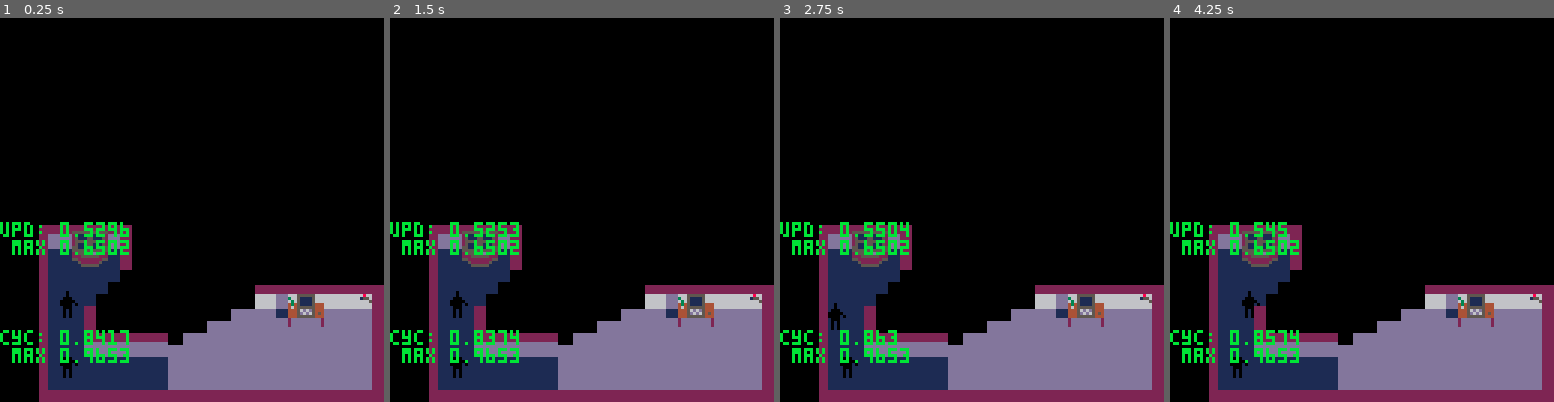
Above: before the commit, frames 1-4 (left to right).
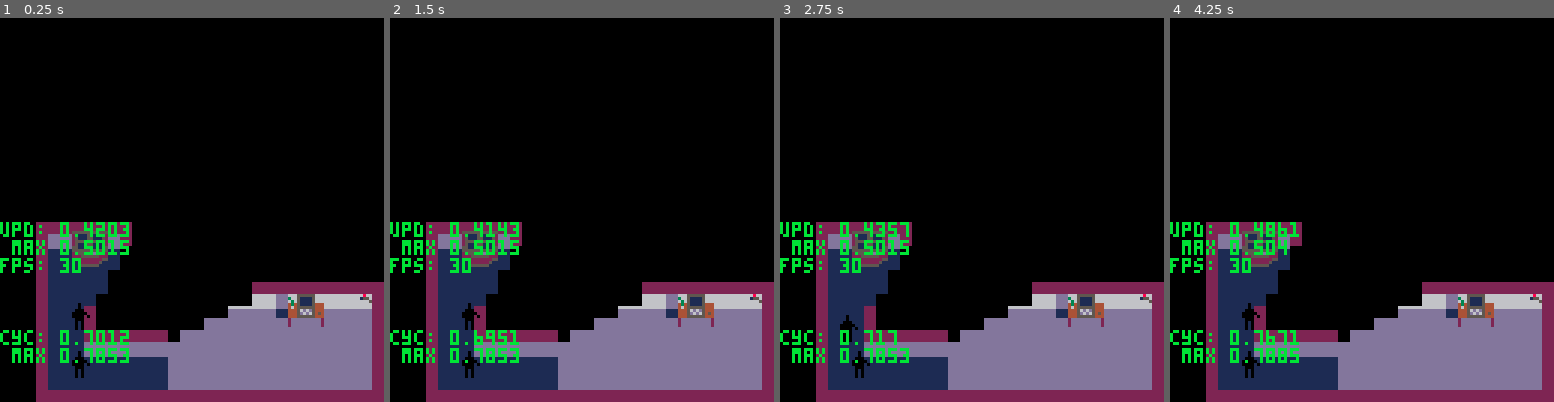
Above: after the commit, the same moments.

Repository: ironchestgames/pico-8-carts
Game: PICO-8 cartridge stealth.p8
The game is run twice, just before and just after one commit, with the same random seed, the same clock (stepped at 60 frames per second) and the same inputs.
Inputs:
- Up to frame 1 (0.25 s): no input
- Up to frame 2 (1.5 s): no input
- Up to frame 3 (2.75 s): hold Left 1.97-2.37 s; hold Down from 2.42 s (still down)
- Up to frame 4 (4.25 s): release Down at 2.82 s; hold Right 2.87-3.53 s; hold Up 3.58-4.08 s; hold Right from 4.13 s (still down)

The runs differ from the first frame. In frame 1, 2.5% of the frame differs, in the area x 0-100%, y 53-100%; in frame 2, 2.5%; in frame 3, 2.5%; in frame 4, 2.5%.

Commit message:
stealth - more than 100% better performant regarding lua cycles

Diff:
--- a/stealth.p8
+++ b/stealth.p8
@@ -23,22 +23,53 @@
  printh(result,'debug',false)
 end
 
--- function convert(value)
---  local binary = ""
---  for i=1,32 do
---   binary=band(shl(value,16),1)..binary
---   value=shr(value,1)
---  end
---  return ''..value..' = '..binary
--- end
-
-function curry3(_f,_a,_b,_c)
+function testme_calib(name, func, calibrate_func, ...)
+ -- based on https://www.lexaloffle.com/bbs/?pid=60198#p
+ local n = 1024
+ local nd = 128/n*256/60*256
+
+ -- calibrate
+ flip()
+ local unused -- i am not sure why this helps give better results, but it does, so.
+
+ local x,t=stat(1),stat(2)
+ for i=1,n do
+   calibrate_func(...)
+ end
+ local y,u=stat(1),stat(2)
+
+ -- measure
+ for i=1,n do
+   func(...)
+ end
+ local z,v=stat(1),stat(2)
+
+ -- report
+ local function c(t0,t1,t2)
+  return(t0+t2-2*t1)*nd*2 end -- *2 for 0.2.x
+
+ local s=name.." :"
+ local lc=c(x-t,y-u,z-v)
+ if (lc != 0) s..=" lua="..lc
+ local sc=c(t,u,v)
+ if (sc != 0) s..=" sys="..sc
+
+ print(s) -- no paging, so not very useful, but.
+ debug(s)
+end
+
+function testme(name, func, ...)
+ func()
+ -- return testme_calib(name, func, function() end, ...)
+end
+
+local function curry3(_f,_a,_b,_c)
  return function()
   _f(_a,_b,_c)
  end
 end
 
-function shuffle(_l)
+local function shuffle(_l)
  for _i=#_l,2,-1 do
   local _j=flr(rnd(_i))+1
   _l[_i],_l[_j]=_l[_j],_l[_i]
@@ -46,7 +77,7 @@
  return _l
 end
 
-function adjacency(_a,_b)
+local function adjacency(_a,_b)
  if _a.x == _b.x-1 and _a.y == _b.y then
   return 0
  elseif _a.x == _b.x+1 and _a.y == _b.y then
@@ -59,60 +90,55 @@
  return nil
 end
 
-function walladjacency(_a)
- if floor[_a.y][_a.x-1] == 2 then
+local floor={}
+
+local function walladjacency(_a)
+ -- todo: fix for out of bounds
+ if floor[_a.y*32+_a.x-1] == 2 then
   return 0
- elseif floor[_a.y][_a.x+1] == 2 then
+ elseif floor[_a.y*32+_a.x+1] == 2 then
   return 1
- elseif floor[_a.y-1][_a.x] == 2 then
+ elseif floor[(_a.y-1)*32+_a.x] == 2 then
   return 2
- elseif floor[_a.y+1][_a.x] == 2 then
+ elseif floor[(_a.y+1)*32+_a.x] == 2 then
   return 3
  end
  return nil
 end
 
-diropposites={[0]=1,0,3,2,}
-
-floor={}
-for y=1,32 do
- floor[y]={}
- for x=1,32 do
-  floor[y][x]=sget(95+x,95+y) -- todo: generate
- end
-end
-
-light={}
-for y=1,32 do
- light[y]={}
- for x=1,32 do
-  light[y][x]=0
- end
-end
-
-fog={}
-for y=1,32 do
- fog[y]={}
- for x=1,32 do
-  fog[y][x]=1
- end
-end
-
-players={
+local diropposites={[0]=1,0,3,2,}
+local arslen=32*32-1
+
+for _i=0,arslen do
+ local _x,_y=_i&31,_i\32
+ floor[_i]=sget(96+_x,96+_y) -- todo: generate instead
+end
+
+local light={}
+for _i=0,arslen do
+ light[_i]=0
+end
+
+local fog={}
+for _i=0,arslen do
+ fog[_i]=1
+end
+
+local players={
  {i=0,x=6,y=25,state='standing'},
- {i=1,x=6,y=30,state='standing'},
+ {i=1,x=6,y=29,state='standing'},
 }
 
-guards={
+local guards={
  {
-  x=14,y=5,
-  dx=1,dy=0,
+  x=27,y=4,
+  dx=0,dy=1,
   state='walking',
   state_c=0,
   state_c2=0,
  },
  {
-  x=7,y=15,
+  x=6,y=14,
   dx=1,dy=0,
   state='walking',
   state_c=0,
@@ -120,20 +146,20 @@
  },
 }
 
-alertlvl=1
-alertlvls={24,8} -- note: only tick time
+local alertlvl=1
+local alertlvls={24,8} -- note: only tick time
 
 -- states:
 -- 0 - off
 -- 1 - on
 -- 2 - selected (on)
-cameras={ -- note: camcontrol will crash with more than 4
- {i=1,x=31,y=25,state=1,},
- {i=2,x=2,y=8,state=1,},
- {i=3,x=31,y=3,state=1,},
+local cameras={ -- note: camcontrol will crash with more than 4
+ {i=1,x=30,y=24,state=1,},
+ {i=2,x=1,y=7,state=1,},
+ {i=3,x=30,y=2,state=1,},
 }
 
-function computer(_p,_o,_tmp)
+local function computer(_p,_o,_tmp)
  if _tmp.action_c == nil then
   _tmp.action_c=0
   _tmp.state='booting'
@@ -198,14 +224,14 @@
  end
 end
 
-function camcontrol(_p,_o,_tmp)
+local function camcontrol(_p,_o,_tmp)
  if _tmp.sel == nil then
   _tmp.sel=1
   _tmp.pos={
-   {x=-6,y=-8},
-   {x=-1,y=-8},
-   {x=-6,y=-5},
-   {x=-1,y=-5},
+   {x=-2,y=-4},
+   {x=3,y=-4},
+   {x=-2,y=-1},
+   {x=3,y=-1},
   }
   for _i=1,4 do
    local _c=cameras[_i]
@@ -295,29 +321,27 @@
  end
 end
 
-objs={
- {x=11,y=14,typ=0,light={},shadow={[0]=true,true,true,true}},
-
- {x=15,y=19,typ=0,light={},shadow={[0]=true,true,true,true}},
-
- {x=21,y=22,typ=1,light={},shadow={[0]=true,true,true,true}},
-
- {x=25,y=25,typ=2,light={},shadow={[0]=true,nil,nil,nil}},
- {x=26,y=25,typ=3,light={},shadow={[0]=nil,nil,nil,nil},action={[2]=computer}},
- {x=27,y=25,typ=4,light={},shadow={[0]=nil,true,nil,nil}},
-
- {x=7,y=20,typ=5,light={},shadow={[0]=true,nil,nil,nil}},
- {x=9,y=20,typ=7,light={},shadow={[0]=nil,true,nil,nil}},
- {x=8,y=20,typ=6,light={},shadow={[0]=nil,nil,nil,nil},action={[2]=camcontrol}},
+local objs={
+ {x=10,y=13,typ=0,light={},shadow={[0]=true,true,true,true}},
+
+ {x=14,y=18,typ=0,light={},shadow={[0]=true,true,true,true}},
+
+ {x=20,y=21,typ=1,light={},shadow={[0]=true,true,true,true}},
+
+ {x=24,y=24,typ=2,light={},shadow={[0]=true,nil,nil,nil}},
+ {x=25,y=24,typ=3,light={},shadow={[0]=nil,nil,nil,nil},action={[2]=computer}},
+ {x=26,y=24,typ=4,light={},shadow={[0]=nil,true,nil,nil}},
+
+ {x=6,y=19,typ=5,light={},shadow={[0]=true,nil,nil,nil}},
+ {x=8,y=19,typ=7,light={},shadow={[0]=nil,true,nil,nil}},
+ {x=7,y=19,typ=6,light={},shadow={[0]=nil,nil,nil,nil},action={[2]=camcontrol}}, -- note: draw last
 }
 
-msgs={}
-
-t=0
-
-function iswallclose(_x,_y,_dx,_dy)
+local msgs={}
+
+local function iswallclose(_x,_y,_dx,_dy)
  local _c=0
- while _y >= 1 and _y <= 32 and _x >= 1 and _x <= 32 and floor[_y][_x] != 2 do
+ while _y >= 1 and _y <= 32 and _x >= 1 and _x <= 32 and floor[_y*32+_x] != 2 do
   _x+=_dx
   _y+=_dy
   _c+=1
@@ -325,7 +349,9 @@
  return _c <= 3
 end
 
-function _update()
+local t=0
+
+function gameupdate()
  t-=1
 
  for _p in all(players) do
@@ -349,7 +375,7 @@
     nexty+=1
     _isinput=true
    end
-   if nextx > 32 or nextx < 1 or nexty > 32 or nexty < 1 then
+   if nextx > 31 or nextx < 0 or nexty > 31 or nexty < 0 then
     -- todo: leave premises
     debug('player left premises',_p.i)
    else
@@ -363,7 +389,7 @@
       end
      end
     end
-    if _p.state != 'caught' and floor[nexty][nextx] != 2 then
+    if _p.state != 'caught' and floor[nexty*32+nextx] != 2 then
      _p.x,_p.y=nextx,nexty
 
      -- hide behind object
@@ -373,7 +399,7 @@
       for _o in all(objs) do
        local _a=adjacency(_p,_o)
        local _owa=walladjacency(_o)
-       if _owa != nil and _pwa != nil and _a != nil and light[_p.y][_p.x] == 0 then
+       if _owa != nil and _pwa != nil and _a != nil and light[_p.y*32+_p.x] == 0 then
         _p.state='hiding'
         _p.adjacency=_a
         _hiding=true
@@ -391,7 +417,7 @@
   for _g in all(guards) do
    local _dx=_p.x-_g.x
    local _dy=_p.y-_g.y
-   if (_p.state != 'hiding' or light[_p.y][_p.x] == 1) and _p.state != 'caught' and abs(_dx) <= 1 and abs(_dy) <= 1 then
+   if (_p.state != 'hiding' or light[_p.y*32+_p.x] == 1) and _p.state != 'caught' and abs(_dx) <= 1 and abs(_dy) <= 1 then
     _p.state='caught'
     _g.state='holding'
     add(msgs,{x=_g.x*4+1,y=_g.y*4-13,s='suspect caught!',t=4})
@@ -505,23 +531,21 @@
   t=alertlvls[alertlvl]
  end
 
- -- clear objects light
+ -- -- clear objects light
  for _o in all(objs) do
-  _o.light={}
+  _o.light={} -- todo: optimize
  end
 
  -- clear light
- for y=1,32 do
-  for x=1,32 do
-   light[y][x]=0
-  end
+ for _i=0,arslen do
+  light[_i]=0
  end
 
  -- add cameras light
  for _c in all(cameras) do
   if _c.state != 0 then
    local _dx=1
-   if floor[_c.y][_c.x+1] == 2 then
+   if floor[_c.y*32+_c.x+1] == 2 then
     _dx=-1
    end
    local _x,_y=_c.x,_c.y
@@ -530,78 +554,78 @@
     local _bx,_by=_x,_y
     local _bydown=_by
     local _bldown=1
-    while floor[_bydown][_bx] != 2 and _bldown <= _ldown do
+    while floor[_bydown*32+_bx] != 2 and _bldown <= _ldown do
      for _o in all(objs) do
       if (_o.x == _bx and _o.y == _bydown) then
        add(_o.light,{x=0,y=-1})
       end
      end
-     light[_bydown][_bx]=1
+     light[_bydown*32+_bx]=1
      _bydown+=1
      _bldown+=1
     end
     local _bxside=_bx
     local _blside=1
-    while floor[_by][_bxside] != 2 and _blside <= _lside do
+    while floor[_by*32+_bxside] != 2 and _blside <= _lside do
      for _o in all(objs) do
       if (_o.x == _bxside and _o.y == _by) then
        add(_o.light,{x=-_dx,y=0})
       end
      end
-     light[_by][_bxside]=1
+     light[_by*32+_bxside]=1
      _bxside+=_dx
      _blside+=1
     end
+    _lside=_blside-2
+    _ldown=_bldown-2
     _y+=1
     _x+=_dx
-    _ldown=_bldown-2
-    _lside=_blside-2
-   until floor[_y][_x] == 2 or
-         floor[_y-1][_x] == 2 or
-         floor[_y][_x-_dx] == 2
-  end
- end
-
- -- shine guards flashlights
+   until floor[_y*32+_x] == 2 or
+         floor[(_y-1)*32+_x] == 2 or
+         floor[_y*32+_x-_dx] == 2
+  end
+ end
+
+ -- -- shine guards flashlights
  for _g in all(guards) do
   if _g.state == 'holding' then
-   light[_g.y-2][_g.x-1]=1
-   light[_g.y-2][_g.x]=1
-   light[_g.y-2][_g.x+1]=1
-   light[_g.y-1][_g.x-2]=1
-   light[_g.y-1][_g.x-1]=1
-   light[_g.y-1][_g.x]=1
-   light[_g.y-1][_g.x+1]=1
-   light[_g.y-1][_g.x+2]=1
-   light[_g.y][_g.x-2]=1
-   light[_g.y][_g.x-1]=1
-   light[_g.y][_g.x]=1
-   light[_g.y][_g.x+1]=1
-   light[_g.y][_g.x+2]=1
-   light[_g.y+1][_g.x-2]=1
-   light[_g.y+1][_g.x-1]=1
-   light[_g.y+1][_g.x]=1
-   light[_g.y+1][_g.x+1]=1
-   light[_g.y+1][_g.x+2]=1
-   light[_g.y+2][_g.x-1]=1
-   light[_g.y+2][_g.x]=1
-   light[_g.y+2][_g.x+1]=1
+   light[(_g.y-2)*32+_g.x-1]=1
+   light[(_g.y-2)*32+_g.x]=1
+   light[(_g.y-2)*32+_g.x+1]=1
+   light[(_g.y-1)*32+_g.x-2]=1
+   light[(_g.y-1)*32+_g.x-1]=1
+   light[(_g.y-1)*32+_g.x]=1
+   light[(_g.y-1)*32+_g.x+1]=1
+   light[(_g.y-1)*32+_g.x+2]=1
+   light[_g.y*32+_g.x-2]=1
+   light[_g.y*32+_g.x-1]=1
+   light[_g.y*32+_g.x]=1
+   light[_g.y*32+_g.x+1]=1
+   light[_g.y*32+_g.x+2]=1
+   light[(_g.y+1)*32+_g.x-2]=1
+   light[(_g.y+1)*32+_g.x-1]=1
+   light[(_g.y+1)*32+_g.x]=1
+   light[(_g.y+1)*32+_g.x+1]=1
+   light[(_g.y+1)*32+_g.x+2]=1
+   light[(_g.y+2)*32+_g.x-1]=1
+   light[(_g.y+2)*32+_g.x]=1
+   light[(_g.y+2)*32+_g.x+1]=1
 
   elseif _g.dx != 0 then
    local _x,_y=_g.x+_g.dx,_g.y+_g.dy
    local _l=32
-   while floor[_y][_x] != 2 do
+   while floor[_y*32+_x] != 2 do
     local _c=0
     local _bx=_x
     local _by=_y
-    while floor[_by][_bx] != 2 and _c <= _l do
+    while floor[_by*32+_bx] != 2 and _c <= _l do
      for _o in all(objs) do
       if (_o.x == _bx and _o.y == _by) then
        add(_o.light,{x=0,y=-1})
        add(_o.light,{x=-_g.dx,y=0})
       end
      end
-     light[_by][_bx]=1
+     light[_by*32+_bx]=1
      _bx+=_g.dx
      _by+=1
      _c+=1
@@ -612,18 +636,18 @@
 
    _x,_y=_g.x+_g.dx,_g.y+_g.dy
    _l=32
-   while floor[_y][_x] != 2 do
+   while floor[_y*32+_x] != 2 do
     local _c=0
     local _bx=_x
     local _by=_y
-    while floor[_by][_bx] != 2 and _c <= _l do
+    while floor[_by*32+_bx] != 2 and _c <= _l do
      for _o in all(objs) do
       if (_o.x == _bx and _o.y == _by) then
        add(_o.light,{x=0,y=1})
        add(_o.light,{x=-_g.dx,y=0})
       end
      end
-     light[_by][_bx]=1
+     light[_by*32+_bx]=1
      _bx+=_g.dx
      _by-=1
      _c+=1
@@ -635,18 +659,18 @@
   elseif _g.dy != 0 then
    local _x,_y=_g.x+_g.dx,_g.y+_g.dy
    local _l=32
-   while floor[_y][_x] != 2 do
+   while floor[_y*32+_x] != 2 do
     local _c=0
     local _bx=_x
     local _by=_y
-    while floor[_by][_bx] != 2 and _c <= _l do
+    while floor[_by*32+_bx] != 2 and _c <= _l do
      for _o in all(objs) do
       if (_o.x == _bx and _o.y == _by) then
        add(_o.light,{x=0,y=-_g.dy})
        add(_o.light,{x=-1,y=0})
       end
      end
-     light[_by][_bx]=1
+     light[_by*32+_bx]=1
      _bx+=1
      _by+=_g.dy
      _c+=1
@@ -657,18 +681,18 @@
 
    _x,_y=_g.x+_g.dx,_g.y+_g.dy
    _l=32
-   while floor[_y][_x] != 2 do
+   while floor[_y*32+_x] != 2 do
     local _c=0
     local _bx=_x
     local _by=_y
-    while floor[_by][_bx] != 2 and _c <= _l do
+    while floor[_by*32+_bx] != 2 and _c <= _l do
      for _o in all(objs) do
       if (_o.x == _bx and _o.y == _by) then
        add(_o.light,{x=0,y=-_g.dy})
        add(_o.light,{x=1,y=0})
       end
      end
-     light[_by][_bx]=1
+     light[_by*32+_bx]=1
      _bx-=1
      _by+=_g.dy
      _c+=1
@@ -682,36 +706,35 @@
  -- add shadow around objects
  for _o in all(objs) do
   if _o.shadow[0] then
-   light[_o.y][_o.x-1]=0
+   light[_o.y*32+_o.x-1]=0
   end
   if _o.shadow[1] then
-   light[_o.y][_o.x+1]=0
+   light[_o.y*32+_o.x+1]=0
   end
   if _o.shadow[2] then
-   light[_o.y-1][_o.x]=0
+   light[(_o.y-1)*32+_o.x]=0
   end
   if _o.shadow[3] then
-   light[_o.y+1][_o.x]=0
+   light[(_o.y+1)*32+_o.x]=0
   end
 
   for _l in all(_o.light) do
-   light[_o.y+_l.y][_o.x+_l.x]=1
+   light[(_o.y+_l.y)*32+_o.x+_l.x]=1
   end
  end
 
  -- light up walls
- for y=1,31 do
-  for x=1,31 do
-   if light[y+1][x] == 1 and floor[y][x] == 2 and floor[y+1][x] != 2 then
-    light[y][x]=1
-   end
+ for _i=0,arslen do
+  local _x,_y=_i&31,_i\32
+  if light[(_y+1)*32+_x] == 1 and floor[_y*32+_x] == 2 and floor[(_y+1)*32+_x] != 2 then
+   light[_y*32+_x]=1
   end
  end
 
  -- intruder alert
  if devghost == false and alertlvl == 1 then
   for _p in all(players) do
-   if light[_p.y][_p.x] == 1 then
+   if light[_p.y*32+_p.x] == 1 then
     -- todo: start police countdown
     alertlvl=2
     for _g in all(guards) do
@@ -724,17 +747,15 @@
  end
 
  -- reset fog
- for _y=1,32 do
-  for _x=1,32 do
-   -- if floor[_y][_x] == 2 then
-    -- fog[_y][_x]=2
-   -- else
-    fog[_y][_x]=1
-   -- end
-  end
- end
-
- -- remove fog
+ for _i=0,arslen do
+  -- if floor[_i] == 2 then
+   -- fog[_i]=2
+  -- else
+   fog[_i]=1
+  -- end
+ end
+
+ -- -- remove fog
  for _p in all(players) do
   if _p.state == 'caught' then
    -- do nothing
@@ -752,95 +773,98 @@
    for _d in all(_dirs) do
     local _x,_y=_p.x,_p.y
     local _l=32
-    while floor[_y][_x] != 2 do
+    while floor[_y*32+_x] != 2 do
      local _c=0
      local _bx=_x
      local _by=_y
-     while floor[_by][_bx] != 2 and _c <= _l do
-      fog[_by][_bx]=0
+     while floor[_by*32+_bx] != 2 and _c <= _l do
+      fog[_by*32+_bx]=0
       _bx+=_d.dx
       _by+=_d.dy
       _c+=1
      end
-     fog[_by][_bx]=0
+     fog[_by*32+_bx]=0
      _bx+=_d.dx
      _by+=_d.dy
      _l=_c
      _x+=_d.x
      _y+=_d.y
-     fog[_y][_x]=0
-    end
-   end
-  end
- end
-
- -- remove fog from holding guards
+     fog[_y*32+_x]=0
+    end
+   end
+  end
+ end
+
+ -- -- remove fog from holding guards
  for _g in all(guards) do
   if _g.state == 'holding' then
-   fog[_g.y-2][_g.x-1]=0
-   fog[_g.y-2][_g.x]=0
-   fog[_g.y-2][_g.x+1]=0
-   fog[_g.y-1][_g.x-2]=0
-   fog[_g.y-1][_g.x-1]=0
-   fog[_g.y-1][_g.x]=0
-   fog[_g.y-1][_g.x+1]=0
-   fog[_g.y-1][_g.x+2]=0
-   fog[_g.y][_g.x-2]=0
-   fog[_g.y][_g.x-1]=0
-   fog[_g.y][_g.x]=0
-   fog[_g.y][_g.x+1]=0
-   fog[_g.y][_g.x+2]=0
-   fog[_g.y+1][_g.x-2]=0
-   fog[_g.y+1][_g.x-1]=0
-   fog[_g.y+1][_g.x]=0
-   fog[_g.y+1][_g.x+1]=0
-   fog[_g.y+1][_g.x+2]=0
-   fog[_g.y+2][_g.x-1]=0
-   fog[_g.y+2][_g.x]=0
-   fog[_g.y+2][_g.x+1]=0
-  end
- end
-
- -- remove fog from double walls
- for _y=1,31 do
-  for _x=1,32 do
-   if floor[_y][_x] == 2 and floor[_y+1][_x] == 2 and fog[_y+1][_x] == 0 then
-    fog[_y][_x]=0
-   end
-  end
- end
-
-end
+   fog[(_g.y-2)*32+_g.x-1]=0
+   fog[(_g.y-2)*32+_g.x]=0
+   fog[(_g.y-2)*32+_g.x+1]=0
+   fog[(_g.y-1)*32+_g.x-2]=0
+   fog[(_g.y-1)*32+_g.x-1]=0
+   fog[(_g.y-1)*32+_g.x]=0
+   fog[(_g.y-1)*32+_g.x+1]=0
+   fog[(_g.y-1)*32+_g.x+2]=0
+   fog[_g.y*32+_g.x-2]=0
+   fog[_g.y*32+_g.x-1]=0
+   fog[_g.y*32+_g.x]=0
+   fog[_g.y*32+_g.x+1]=0
+   fog[_g.y*32+_g.x+2]=0
+   fog[(_g.y+1)*32+_g.x-2]=0
+   fog[(_g.y+1)*32+_g.x-1]=0
+   fog[(_g.y+1)*32+_g.x]=0
+   fog[(_g.y+1)*32+_g.x+1]=0
+   fog[(_g.y+1)*32+_g.x+2]=0
+   fog[(_g.y+2)*32+_g.x-1]=0
+   fog[(_g.y+2)*32+_g.x]=0
+   fog[(_g.y+2)*32+_g.x+1]=0
+  end
+ end
+
+ -- remove fog from walls
+ for _i=33,32*32 do
+   if floor[_i] == 2 and floor[_i-32] == 2 and fog[_i] == 0 then
+    fog[_i-32]=0
+   end
+ end
+
+end
+
+
+function _update()
+ testme('gameupdate', gameupdate)
+end
+
 
 function _draw()
  gupd=stat(1)
  gupdmax=max(gupd,gupdmax)
 
  local _lightcols={[0]=1,13,2}
- for _y=32,1,-1 do
-  for _x=1,32 do
-
-   -- draw floor
-   local _tile=floor[_y][_x]
-   local _l=light[_y][_x]
-   local _sx,_sy=_x*4-4,_y*4-4
-
-   local _col=_tile
-   if _l == 1 then
-    _col=_lightcols[_col]
-   end
-   rectfill(_sx,_sy,_sx+3,_sy+3,_col)
-
-   -- draw walls
-   local _y1=_y+1
-   if _tile == 2 then
-    if _y < 32 then
-     local _tilebelow=floor[_y1][_x]
-     if _tilebelow == 0 then
-      sspr(4,0+_l*5,4,5,_sx,_sy)
-     elseif _tilebelow == 1 then
-      rectfill(_sx,_sy,_sx+3,_sy+4,13-7*_l)
-     end
+ for _i=32*32,0,-1 do
+
+  -- draw floor
+  local _tile=floor[_i]
+  local _x,_y=_i&31,_i\32
+  local _l=light[_y*32+_x]
+  local _sx,_sy=_x*4,_y*4
+
+  local _col=_tile
+  if _l == 1 then
+   _col=_lightcols[_col]
+  end
+  rectfill(_sx,_sy,_sx+3,_sy+3,_col)
+
+  -- -- draw walls
+  local _y1=_y+1
+  if _tile == 2 then
+   if _y < 32 then
+    local _tilebelow=floor[_y1*32+_x]
+    if _tilebelow == 0 then
+     sspr(4,0+_l*5,4,5,_sx,_sy)
+    elseif _tilebelow == 1 then
+     rectfill(_sx,_sy,_sx+3,_sy+4,13-7*_l)
     end
    end
   end
@@ -851,17 +875,17 @@
   -- draw cameras
   for _c in all(cameras) do
    local _sx=24
-   if floor[_c.y][_c.x+1] == 2 then -- todo: make so cameras can be set anywhere on wall
+   if floor[_c.y*32+_c.x+1] == 2 then -- todo: make so cameras can be set anywhere on wall
     _sx=28
    end
-   sspr(_sx,0+_c.state*3,4,3,_c.x*4-4,_c.y*4-8)
+   sspr(_sx,0+_c.state*3,4,3,_c.x*4,_c.y*4-4)
   end
 
   -- draw objs
   for _o in all(objs) do
    if _o.y == _y then
-    local _l=light[_o.y][_o.x]
-    sspr(40+_o.typ*4,0+_l*13,4,13,_o.x*4-4,_o.y*4-9)
+    local _l=light[_o.y*32+_o.x]
+    sspr(40+_o.typ*4,0+_l*13,4,13,_o.x*4,_o.y*4-5)
     if _o.draw then
      _o.draw()
     end
@@ -873,21 +897,21 @@
    if _p.y == _y then
     if _p.state == 'hiding' then
      if _p.adjacency == 0 then
-      sspr(6,16,4,9,_p.x*4-4,_p.y*4-9)
+      sspr(6,16,4,9,_p.x*4,_p.y*4-5)
      elseif _p.adjacency == 1 then
-      sspr(10,16,4,9,_p.x*4-4,_p.y*4-9)
+      sspr(10,16,4,9,_p.x*4,_p.y*4-5)
      elseif _p.adjacency == 2 then
-      sspr(14,16,3,9,_p.x*4-3,_p.y*4-9)
+      sspr(14,16,3,9,_p.x*4,_p.y*4-5)
      elseif _p.adjacency == 3 then
-      sspr(17,16,3,9,_p.x*4-4,_p.y*4-9)
+      sspr(17,16,3,9,_p.x*4,_p.y*4-5)
      end
     elseif _p.state == 'hacking' then
-     sspr(20,16,6,9,_p.x*4-4,_p.y*4-9)
+     sspr(20,16,6,9,_p.x*4,_p.y*4-5)
     elseif _p.state == 'caught' then
-     sspr(0,34,6,9,_p.x*4-4,_p.y*4-9)
+     sspr(0,34,6,9,_p.x*4,_p.y*4-5)
     else
-     local _l=light[_p.y][_p.x]
-     sspr(0,16+_l*9,6,9,_p.x*4-4,_p.y*4-9)
+     local _l=light[_p.y*32+_p.x]
+     sspr(0,16+_l*9,6,9,_p.x*4,_p.y*4-5)
     end
    end
   end
@@ -911,10 +935,10 @@
        _frame=2
       end
      end
-     sspr(0+_dir*27+_frame*9,45,9,11,_g.x*4-6,_g.y*4-11)
+     sspr(0+_dir*27+_frame*9,45,9,11,_g.x*4-2,_g.y*4-7)
 
     elseif _g.state == 'holding' then
-     sspr(108,45,9,11,_g.x*4-6,_g.y*4-11)
+     sspr(108,45,9,11,_g.x*4-2,_g.y*4-7)
     end
    end
   end
@@ -922,13 +946,13 @@
 
  -- draw fog
  if devfog == false then
-  for _y=1,32 do
-   for _x=1,32 do
-    if fog[_y][_x] == 1 then
-     rectfill(_x*4-4,_y*4-4,_x*4,_y*4,_col)
-    elseif fog[_y][_x] == 2 then
-     sspr(4,10,4,4,_x*4-4,_y*4-4)
-    end
+  for _i=0,arslen do
+   local _f=fog[_i]
+   if _f == 1 then
+    local _x,_y=_i&31,_i\32
+    rectfill(_x*4,_y*4,_x*4+3,_y*4+3,0)
+   elseif _f == 2 then
+    sspr(4,10,4,4,_x*4-4,_y*4-4)
    end
   end
  end
@@ -946,7 +970,7 @@
 
   print('upd: '..gupd,0,122-54,11)
   print(' max '..gupdmax,0,122-48,11)
-  -- print('fps: '..stat(7),0,122-42,11) -- note: fps
+  print('fps: '..stat(7),0,122-42,11) -- note: fps
   -- print(' min '..gfps,0,122-36,11) -- note: fps min
   -- print('sys: '..stat(2),0,122-30,11) -- note: system calls
   -- print(' max '..gsys,0,122-24,11) -- note: system calls max
